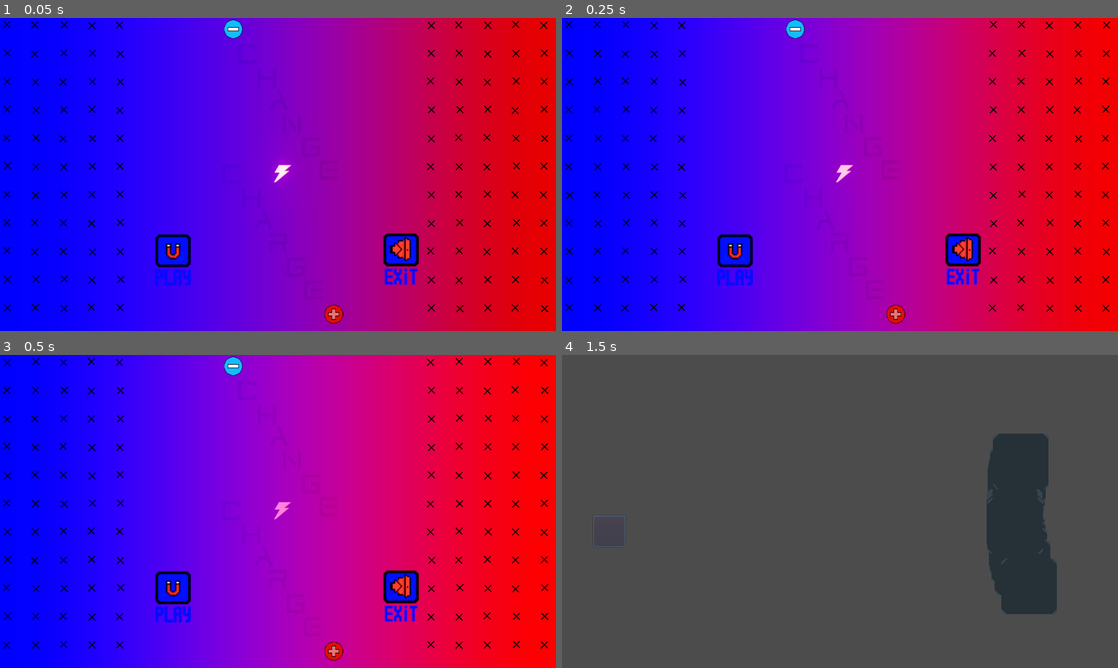
Above: before the commit, frames 1-4 (two rows, left to right).
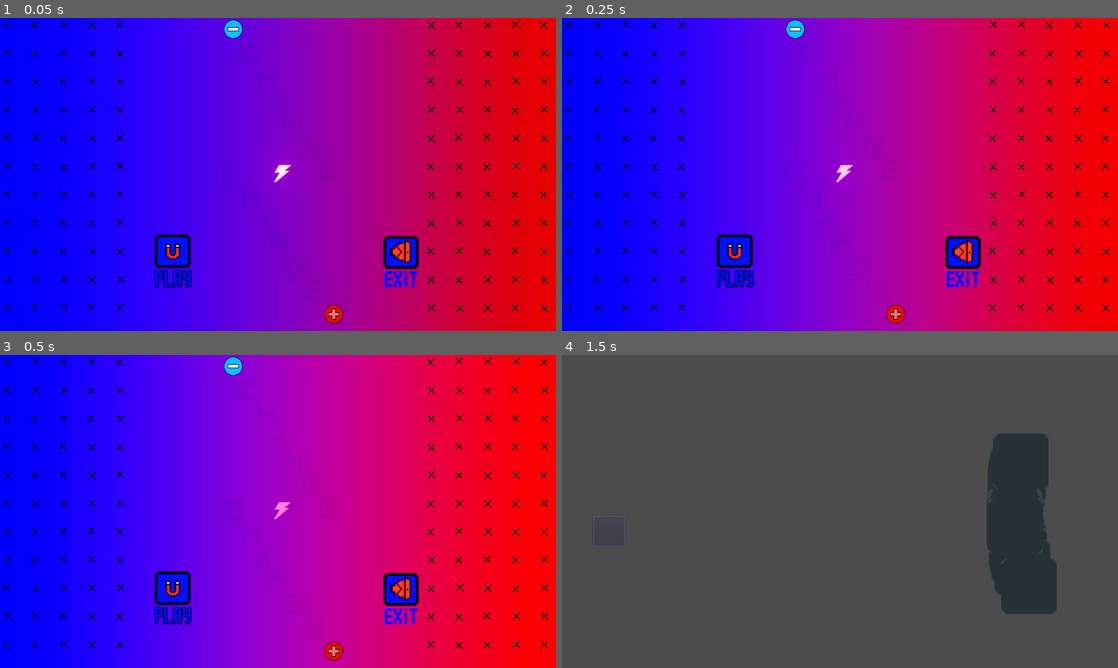
Above: after the commit, the same moments.

Repository: Gamedev-do-Hiroshi/changecharge
Game: Godot game, scene res://scenes/Title_Screen.tscn
Same seed, same stepped clock (60 frames per second), same inputs: the game is played once before the commit and once after it. After the commit the project has no main scene; this scene is started directly in both runs.
Inputs (mouse positions are in pixels of both pictures, inside the frame that each line leads up to):
- Up to frame 1 (0.05 s): no input
- Up to frame 2 (0.25 s): no input
- Up to frame 3 (0.5 s): no input
- Up to frame 4 (1.5 s): click (734, 599) at 0.5 s; click (606, 530) at 1.25 s

The runs differ from the first frame. In frame 1, 1.0% of the frame differs, in the area x 27-76%, y 68-87%; in frame 2, 1.0%; in frame 3, 1.0%; in frame 4, nothing differs.

Commit message:
Mudanças nos botões do Menu

Diff:
--- a/Game/scenes/Fase.tscn
+++ /dev/null
@@ -1,60 +0,0 @@
-[gd_scene load_steps=5 format=2]
-
-[ext_resource path="res://scenes/Player.tscn" type="PackedScene" id=1]
-[ext_resource path="res://scripts/Pivot.gd" type="Script" id=2]
-[ext_resource path="res://scenes/Carga.tscn" type="PackedScene" id=3]
-[ext_resource path="res://scenes/Objetos.tscn" type="PackedScene" id=4]
-
-[node name="Fase" type="Node2D"]
-
-[node name="Campo" parent="." instance=ExtResource( 4 )]
-position = Vector2( 483.117, 73.6705 )
-Objeto = 2
-B = 0.05
-Altura = 500.0
-Comprimento = 500.0
-
-[node name="Player" parent="." instance=ExtResource( 1 )]
-position = Vector2( 485.126, 277.402 )
-
-[node name="Pivot" type="Position2D" parent="Player"]
-script = ExtResource( 2 )
-
-[node name="CameraOffSet" type="Position2D" parent="Player/Pivot"]
-position = Vector2( 136.992, 3.23853 )
-__meta__ = {
-"_edit_group_": true
-}
-
-[node name="Camera2D" type="Camera2D" parent="Player/Pivot/CameraOffSet"]
-current = true
-limit_left = -1000
-limit_top = -1000
-limit_right = 1000
-limit_bottom = 1000
-limit_smoothed = true
-smoothing_enabled = true
-editor_draw_drag_margin = true
-
-[node name="Carga1" parent="." instance=ExtResource( 3 )]
-position = Vector2( 401, 376 )
-
-[node name="Carga2" parent="." instance=ExtResource( 3 )]
-position = Vector2( 569, 379 )
-
-[node name="Carga3" parent="." instance=ExtResource( 3 )]
-position = Vector2( 404, 73 )
-
-[node name="Carga4" parent="." instance=ExtResource( 3 )]
-position = Vector2( 567, 76 )
-
-[node name="Ponta" parent="." instance=ExtResource( 4 )]
-position = Vector2( 349.767, 236.879 )
-Objeto = 0
-
-[node name="Tomada" parent="." instance=ExtResource( 4 )]
-position = Vector2( 694.909, 230.263 )
-Objeto = 1
-
-[node name="Pilha" parent="." instance=ExtResource( 4 )]
-position = Vector2( 431.646, 226.162 )
--- a/Game/scenes/Title_Screen.tscn
+++ b/Game/scenes/Title_Screen.tscn
@@ -10,15 +10,17 @@
 [ext_resource path="res://music/select.wav" type="AudioStream" id=8]
 [ext_resource path="res://assets/negative.png" type="Texture" id=9]
 [ext_resource path="res://assets/positive.png" type="Texture" id=10]
-
-[sub_resource type="Environment" id=2]
+[ext_resource path="res://Sprites/Main Menu/play_button_on_hover.png" type="Texture" id=11]
+[ext_resource path="res://Sprites/Main Menu/exit_button_on_hover.png" type="Texture" id=12]
+
+[sub_resource type="Environment" id=1]
 background_mode = 4
 tonemap_mode = 3
 ss_reflections_fade_in = 1.47737
 ss_reflections_fade_out = 0.217638
 glow_enabled = true
 
-[sub_resource type="Animation" id=3]
+[sub_resource type="Animation" id=2]
 resource_name = "select"
 tracks/0/type = "value"
 tracks/0/path = NodePath("TextureButton:modulate")
@@ -70,6 +72,7 @@
 margin_bottom = 621.401
 rect_pivot_offset = Vector2( 43.5, 63 )
 texture_normal = ExtResource( 4 )
+texture_hover = ExtResource( 11 )
 expand = true
 stretch_mode = 6
 __meta__ = {
@@ -78,11 +81,12 @@
 
 [node name="TextureButton2" type="TextureButton" parent="."]
 margin_left = 879.501
-margin_top = 492.751
+margin_top = 498.751
 margin_right = 966.501
-margin_bottom = 618.751
+margin_bottom = 624.751
 rect_pivot_offset = Vector2( 43.5, 63 )
 texture_normal = ExtResource( 3 )
+texture_hover = ExtResource( 12 )
 expand = true
 stretch_mode = 6
 __meta__ = {
Binary file added: Game/Sprites/Main Menu/exit_button_on_hover.png
Not shown, added: Game/Sprites/Main Menu/exit_button_on_hover.png.import
Binary file changed: Game/Sprites/Main Menu/play_button.png
Binary file added: Game/Sprites/Main Menu/play_button_on_hover.png
Not shown, added: Game/Sprites/Main Menu/play_button_on_hover.png.import
Not shown: 17 places in Game/scenes/Title_Screen.tscn that only renumber resources
